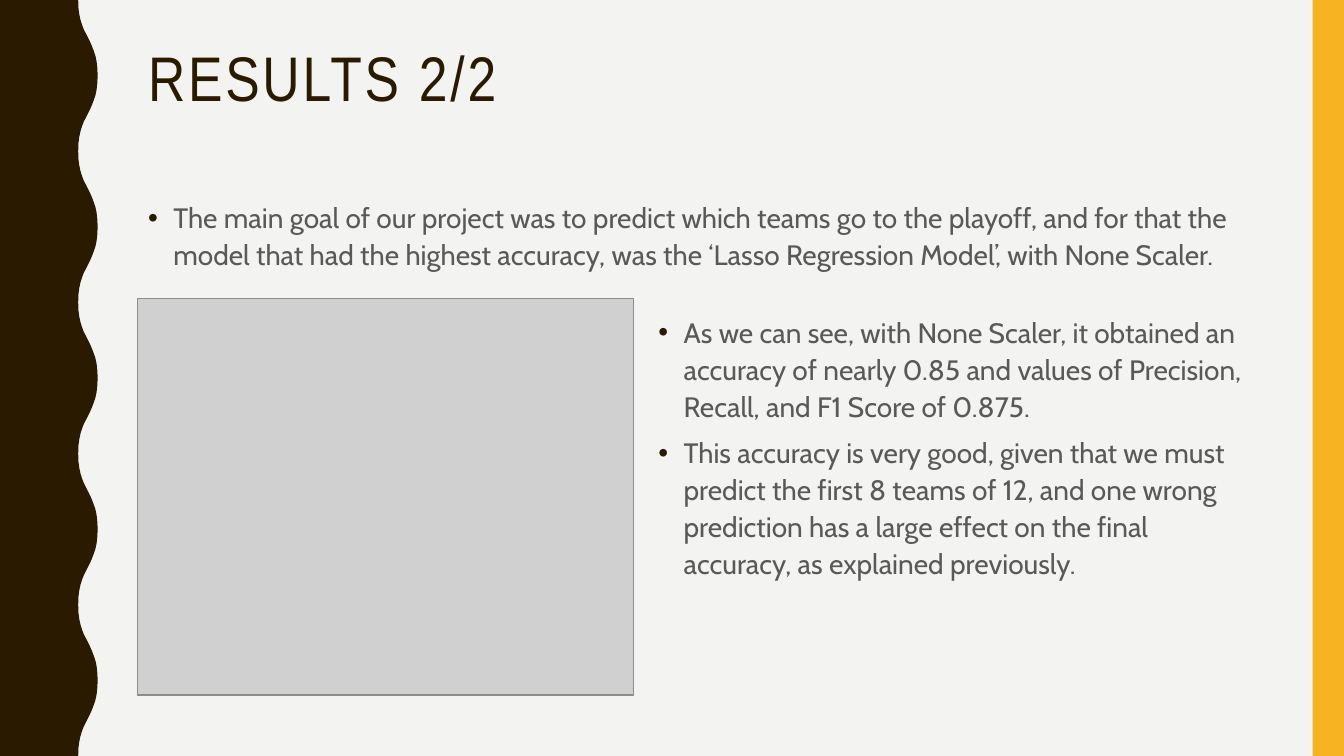
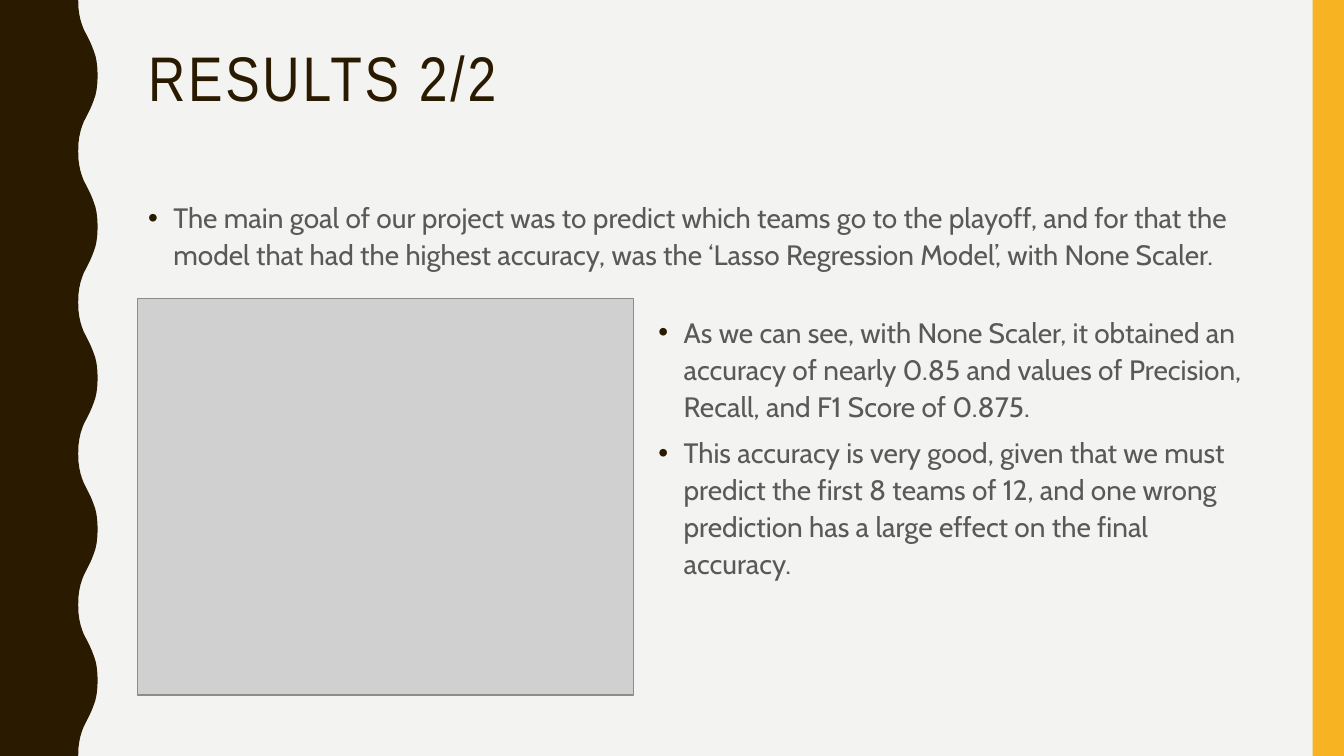
Before and after one commit to afs202005277/AC, a slide deck: slide 12 of ppt projeto.pptx. Drawn at 1344x756 pixels with LibreOffice and Linux fonts; fonts in the diff are those of the drawing; grey boxes stand for pictures. Boxes give left, top, right and bottom in pixels: in the first picture for what was removed or moved away, otherwise in the second. Text is boxed around its words. In the diff, an @@ line names an element or a change of style, - is before the commit and + after.

```diff
--- a/ppt projeto.pptx
+++ b/ppt projeto.pptx
@@ text at (x1=684, y1=442, x2=1224, y2=581): text changed @@
-• This accuracy is very good, given that we must predict the first 8 teams of 12, and one wrong prediction has a large effect on the final accuracy, as explained previously.
+• This accuracy is very good, given that we must predict the first 8 teams of 12, and one wrong prediction has a large effect on the final accuracy.
```
Also in this commit, not shown: 4 other slides changed, 1 other file.
